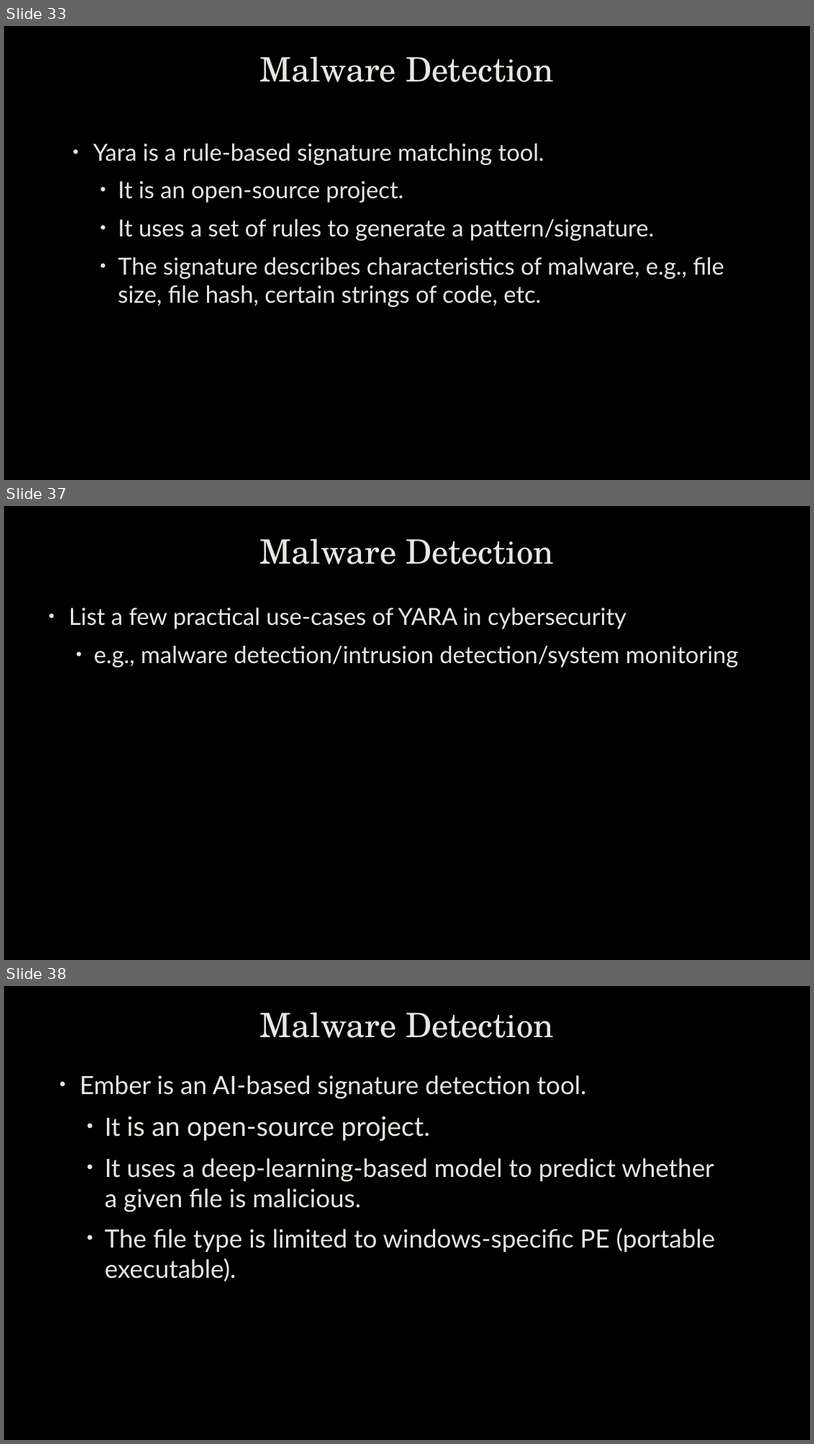
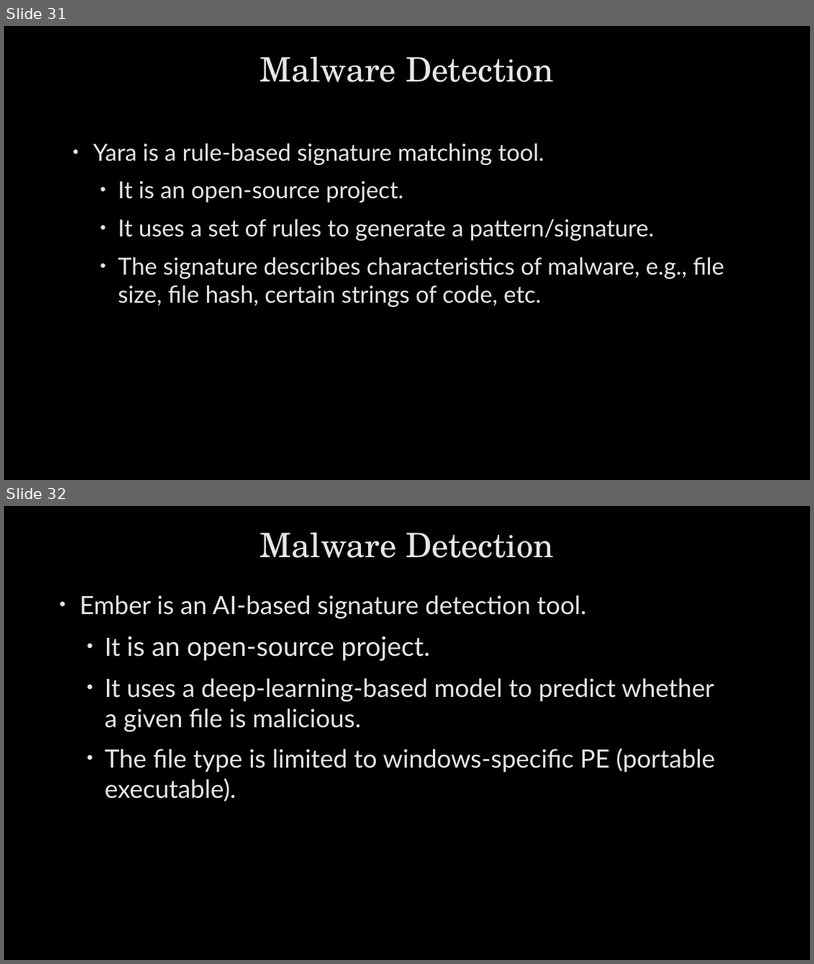
Before and after one commit to robert-mcknight/citx1003, a slide deck: cits1003-lecture_slides/CITS1003-5 Threats - exercises.pptx. Shown one above the other, each under a label of ours: slides 33, 37 and 38 before the commit, slides 31 and 32 after it; the slides between them are not shown. The pictures are 814x1444 and 814x964 pixels, drawn with LibreOffice and Linux fonts; fonts in the diff are those of the drawing; background and template pictures are left out. Boxes give left, top, right and bottom in pixels: in the first picture for what was removed or moved away, otherwise in the second. Text is boxed around its words. In the diff, an @@ line names an element or a change of style, - is before the commit and + after.

```diff
--- a/cits1003-lecture_slides/CITS1003-5 Threats - exercises.pptx
+++ b/cits1003-lecture_slides/CITS1003-5 Threats - exercises.pptx
@@ slide 37 removed at (4,506,810,960), background picture (left out) @@
@@ title removed at (260,538,555,564) @@
-Malware Detection
@@ text removed at (69,608,738,667) @@
-• List a few practical use-cases of YARA in cybersecurity
-  • e.g., malware detection/intrusion detection/system monitoring
@@ what was slide 33 is now slide 31 @@
@@ what was slide 38 is now slide 32 @@
```
Also in this commit, not shown: 2 slides changed, 10 other slides removed, 7 other files.
